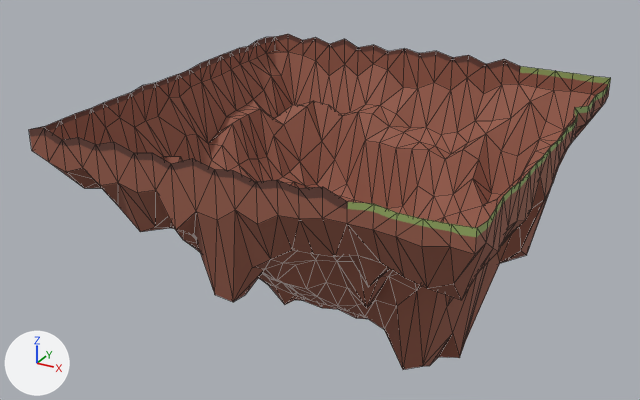
One commit to the glTF model public/models/agri-biome-bottom.glb: the scene before it, then after it.
Camera for both pictures: a 50 mm camera at (1.81, -3.54, 1.26) aimed at (-0.11, -0.05, -0.48). Arrows for +X, +Y and +Z are at lower left; the lights stay in place. Mesh edges are drawn as thin lines. Vertices at the same position are counted once.

The first picture shows 'SOIL-BOTTOM'.
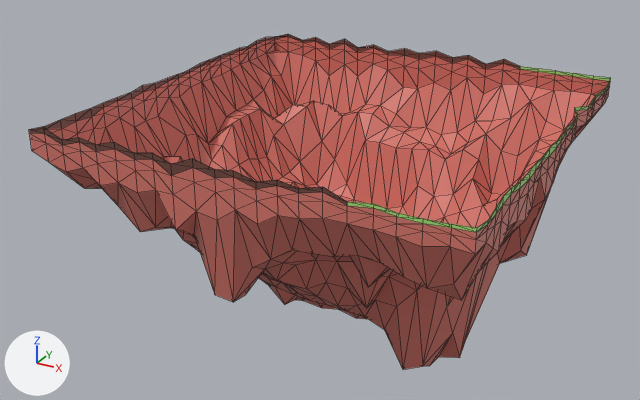
The change in detail:
Material 'Material.003' (mat_material_003) is new.
Its base color is (0.662, 0.181, 0.147) (pink #d5766b).
Material 'Material.005' (mat_material_005) is new.
Its base color is (0.165, 0.0612, 0.0467) (brown #71463d).
Material 'Material.006' (mat_material_006) is new.
Its base color is (0.347, 0.738, 0.181) (green #9fdf76).
me_plane_004 is used by ob_soil_bottom; location (0.0, 0.0, 0.0).
me_plane_004 had 568 vertices, 1050 faces and spanned x -1.01..1.01, y -1.01..1.01, z -1.05..0.05.
me_plane_004 now has 736 vertices, 1386 faces and spans x -1.01..1.01, y -1.01..1.01, z -1.05..0.05.
me_plane_004 part 1: 168 vertices added at x -1.01..1.01, y -1.01..1.01, z -0.12..0.03.
me_plane_004 part 2: 881 faces spanning x -1.01..1.01, y -1.01..1.01, z -1.05..-0.08 switch from mat_material_001 (picture img_argi_alt) to mat_material_003 (pink #d4766b).
me_plane_004 now uses material mat_material_005 (brown #71463d).
me_plane_004 now uses material mat_material_006 (green #9fdf76).

What differs and where, as boxes (x1, y1, x2, y2) in the pictures (640 x 400 px):
part 1 of me_plane_004, added (brown): after (29, 34, 611, 254)
part 2 of me_plane_004, recoloured: (52, 50, 600, 369) in both
